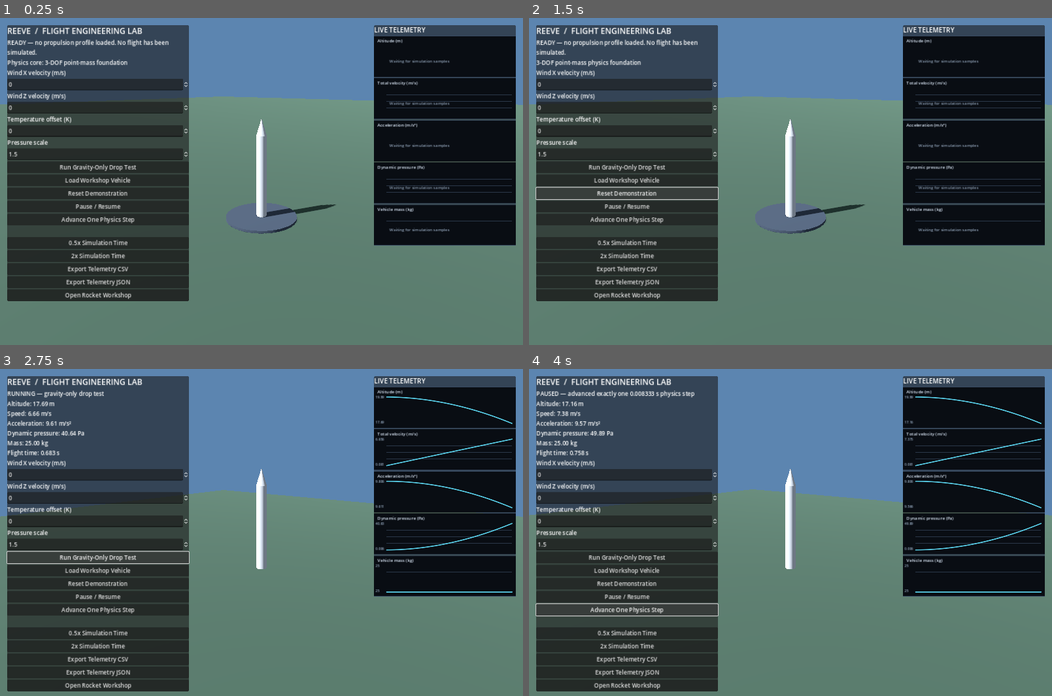
Above: before the commit, frames 1-4 (two rows, left to right).
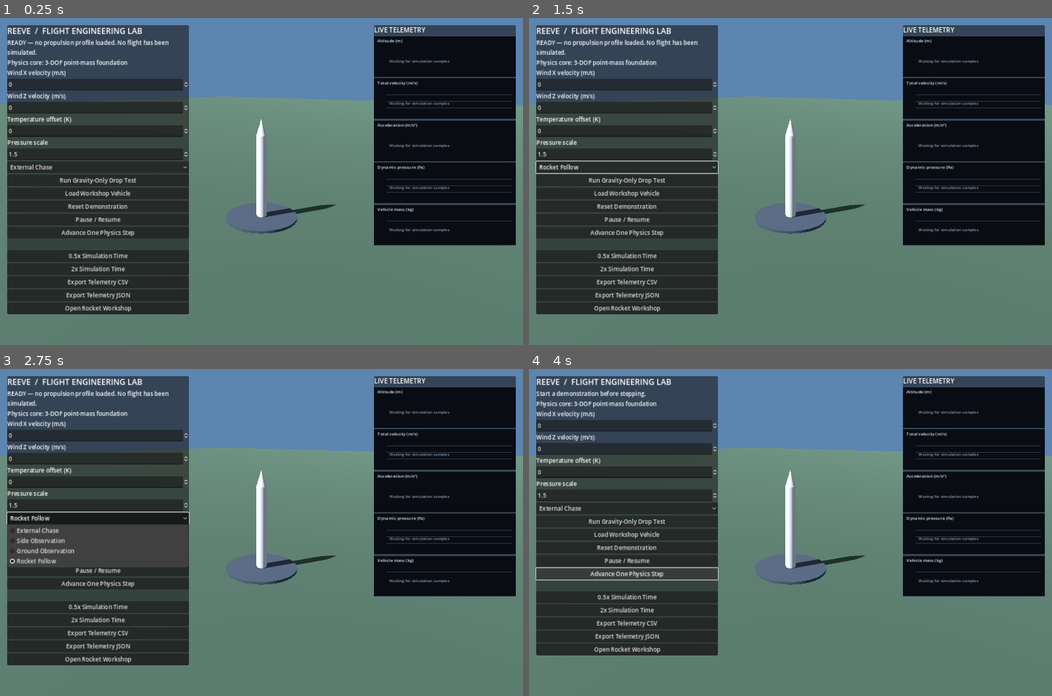
Above: after the commit, the same moments.

Repository: Inflare12/Reeve
Game: Godot game, scene res://scenes/main/main.tscn
Two runs of this game, one before a commit and one after it. Both use one fixed random seed, a clock stepped at 60 frames per second and the inputs below.
Inputs (mouse positions are in pixels of both pictures, inside the frame that each line leads up to):
- Up to frame 1 (0.25 s): no input
- Up to frame 2 (1.5 s): click (628, 168) at 0.5 s, where only the run after the commit has a clickable "External Chase"; click "Reset Demonstration" at 1.25 s
- Up to frame 3 (2.75 s): click (99, 519) at 2 s, where only the run after the commit has a clickable "Rocket Follow"
- Up to frame 4 (4 s): click "Run Gravity-Only Drop Test" at 2.75 s; click "Advance One Physics Step" at 3.5 s

The runs differ from the first frame. In frame 1, 3.8% of the frame differs, in the area x 1-37%, y 44-91%; in frame 2, 4.7%; in frame 3, 21%; in frame 4, 21%, in the area x 0-100%, y 6-99%.

Commit message:
Add selectable chase, side, ground-observation and rocket-follow cameras

Diff:
--- a/scripts/main.gd
+++ b/scripts/main.gd
@@ -14,6 +14,8 @@
 var temperature_offset_input: SpinBox
 var pressure_scale_input: SpinBox
 var workshop_configuration: ReeveRocketConfiguration
+var camera_mode_selector: OptionButton
+var camera_mode: int = 0
 
 func _ready() -> void:
 	_build_flight_environment()
@@ -28,6 +30,13 @@
 	temperature_offset_input.name = "TemperatureOffsetInput"
 	pressure_scale_input = _add_environment_spinbox("Pressure scale", 0.5, 1.5, 1.0, 0.01)
 	pressure_scale_input.name = "PressureScaleInput"
+	camera_mode_selector = OptionButton.new()
+	camera_mode_selector.name = "CameraModeSelector"
+	for camera_mode_name in ["External Chase", "Side Observation", "Ground Observation", "Rocket Follow"]:
+		camera_mode_selector.add_item(camera_mode_name)
+	camera_mode_selector.select(0)
+	camera_mode_selector.item_selected.connect(_on_camera_mode_selected)
+	$CanvasLayer/Panel/Info.add_child(camera_mode_selector)
 
 	var gravity_button := Button.new()
 	gravity_button.name = "GravityDropButton"
@@ -185,6 +194,23 @@
 		float(handoff.total_mass_kg),
 		float(handoff.frontal_reference_area_m2)
 	]
+
+func _on_camera_mode_selected(index: int) -> void:
+	camera_mode = clampi(index, 0, 3)
+	if simulation.state != null:
+		_update_flight_display()
+
+func _update_camera_for_state(target_position: Vector3) -> void:
+	match camera_mode:
+		0:
+			camera.position = target_position + Vector3(10.0, 6.0, 13.0)
+		1:
+			camera.position = target_position + Vector3(0.0, 5.0, 24.0)
+		2:
+			camera.position = Vector3(22.0, 5.0, 22.0)
+		3:
+			camera.position = target_position + Vector3(0.0, 2.5, 7.0)
+	camera.look_at(target_position + Vector3.UP * 2.0, Vector3.UP)
 
 func _toggle_pause() -> void:
 	if simulation.state == null:
@@ -264,8 +290,7 @@
 func _reset_demonstration() -> void:
 	simulation.reset()
 	$RocketVisual.position = Vector3.ZERO
-	camera.position = Vector3(10.0, 7.0, 13.0)
-	camera.look_at(Vector3(0.0, 2.0, 0.0), Vector3.UP)
+	_update_camera_for_state(Vector3.ZERO)
 	status_label.text = "READY — no propulsion profile loaded. No flight has been simulated."
 	scope_label.text = "3-DOF point-mass physics foundation"
 	_update_telemetry_plots()
@@ -284,8 +309,7 @@
 		var relative_air_speed: float = (state.velocity_m_s - simulation.wind_velocity_m_s).length()
 		dynamic_pressure = 0.5 * float(atmosphere.density_kg_m3) * relative_air_speed * relative_air_speed
 	$RocketVisual.position = state.position_m
-	camera.position = state.position_m + Vector3(10.0, 6.0, 13.0)
-	camera.look_at(state.position_m + Vector3.UP * 2.0, Vector3.UP)
+	_update_camera_for_state(state.position_m)
 	scope_label.text = "Altitude: %.2f m\nSpeed: %.2f m/s\nAcceleration: %.2f m/s²\nDynamic pressure: %.2f Pa\nMass: %.2f kg\nFlight time: %.3f s" % [
 		state.position_m.y,
 		speed,
